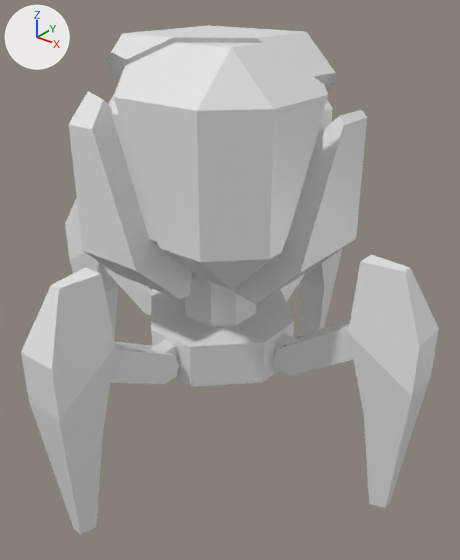
What one commit did to the FBX model Assets/Model/BomberManFracture.fbx.
The view is the same before and after, from a 50 mm lens placed at (7.73, -9.32, 9.52), pointed at (0.31, -0.05, 3.77). Every picture has the same lights, and +X, +Y and +Z are marked at upper left. Where no turn or scale is listed for an object, it has been applied to the vertices.

Before the edit, the objects in view are built like this:
```python
ob_cube = bpy.data.objects.new('Cube', me_cube_001)
ob_cube.location = (0.0, 0.0, 6.2)
ob_cube_002 = bpy.data.objects.new('Cube.002', me_cube_004)
ob_cube_002.location = (0.0, 0.0, 2.5)
ob_cube_004 = bpy.data.objects.new('Cube.004', me_cube_005)
ob_cube_004.location = (0.0, 1.56, 2.5)
ob_cube_006 = bpy.data.objects.new('Cube.006', me_cube_006)
ob_cube_006.location = (0.0, -1.56, 2.5)
ob_cube_006.rotation_euler = (0.0, 3.142, 0.0)  # degrees (0, 180, 0)
ob_cube_006.scale = (-0.36, -0.36, -0.36)
ob_cube_009 = bpy.data.objects.new('Cube.009', me_cube_007)
ob_cube_009.location = (1.56, 0.0, 2.5)
ob_cube_012 = bpy.data.objects.new('Cube.012', me_cube_008)
ob_cube_012.location = (-1.56, 0.0, 2.5)
ob_cube_012.rotation_euler = (-3.142, 0.0, 1.571)  # degrees (-180, 0, 90)
ob_cube_012.scale = (-0.36, -0.36, -0.36)
# also in view: 'Cube_cell.004' at (1.32, 0.76, 5.57); 'Cube_cell.003' at (0.94, -1.09, 6.5); 'Cube_cell.001' at (-0.36, 0.51, 7.3); 'Cube_cell' at (-1.01, -1.08, 5.75)
```
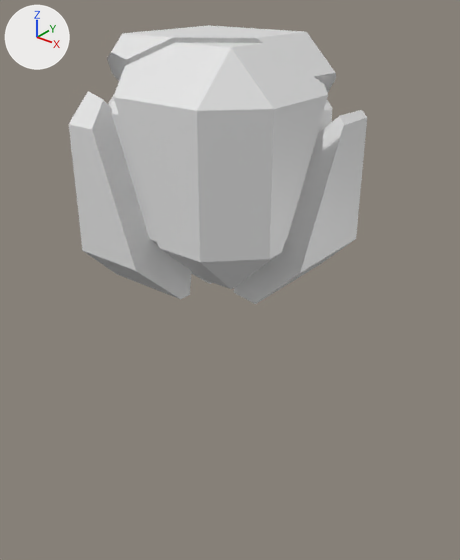
The newer file is also turned or shifted as a whole; pictures and numbers use the older file's frame.

Location of each change, (x1, y1, x2, y2) in pixels of the pictures (460 x 560 px):
'Cube.006', deleted: before (21, 267, 179, 534)
'Cube.009', deleted: before (274, 254, 439, 508)
'Cube.002', deleted: before (151, 272, 294, 387)
'Cube.012', deleted: before (65, 198, 161, 338)
'Cube.004', deleted: before (279, 249, 342, 334)

What the commit changed:
Object 'Cube.006' (ob_cube_006) is deleted.
Object 'Cube.002' (ob_cube_002) is deleted.
Object 'Cube.012' (ob_cube_012) is deleted.
Object 'Cube.004' (ob_cube_004) is deleted.
Object 'Cube.009' (ob_cube_009) is deleted.
